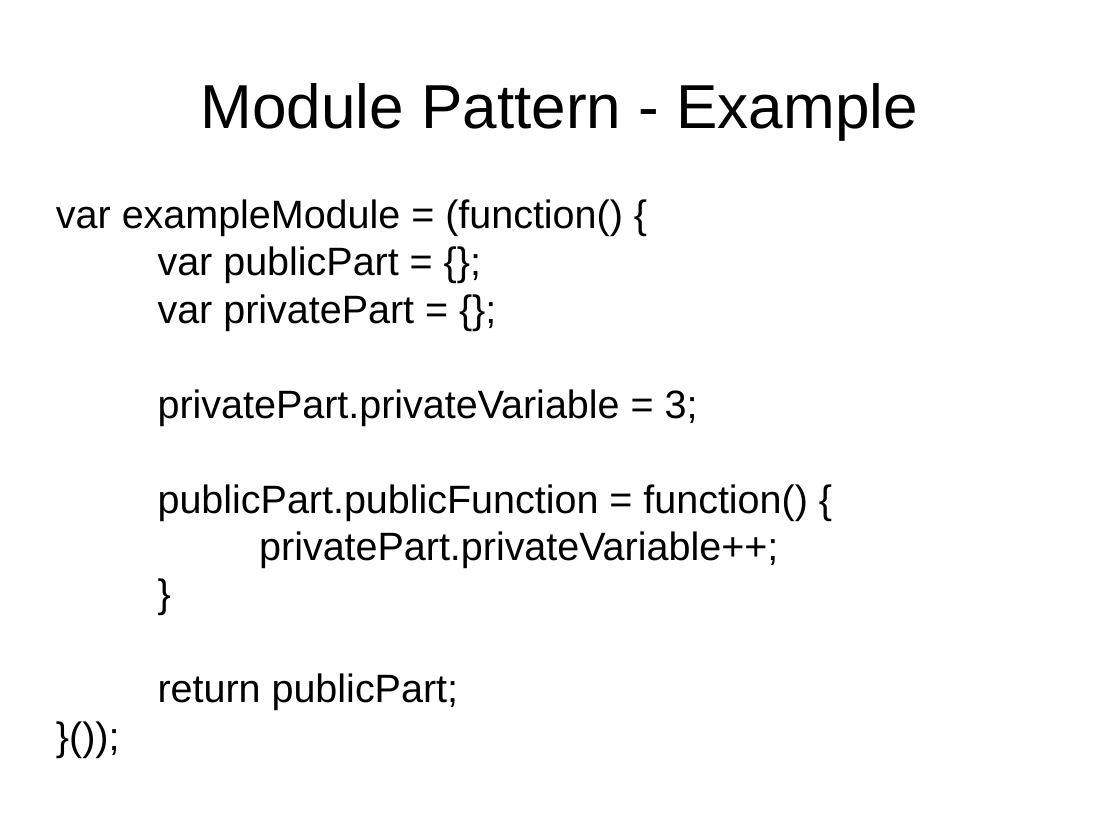
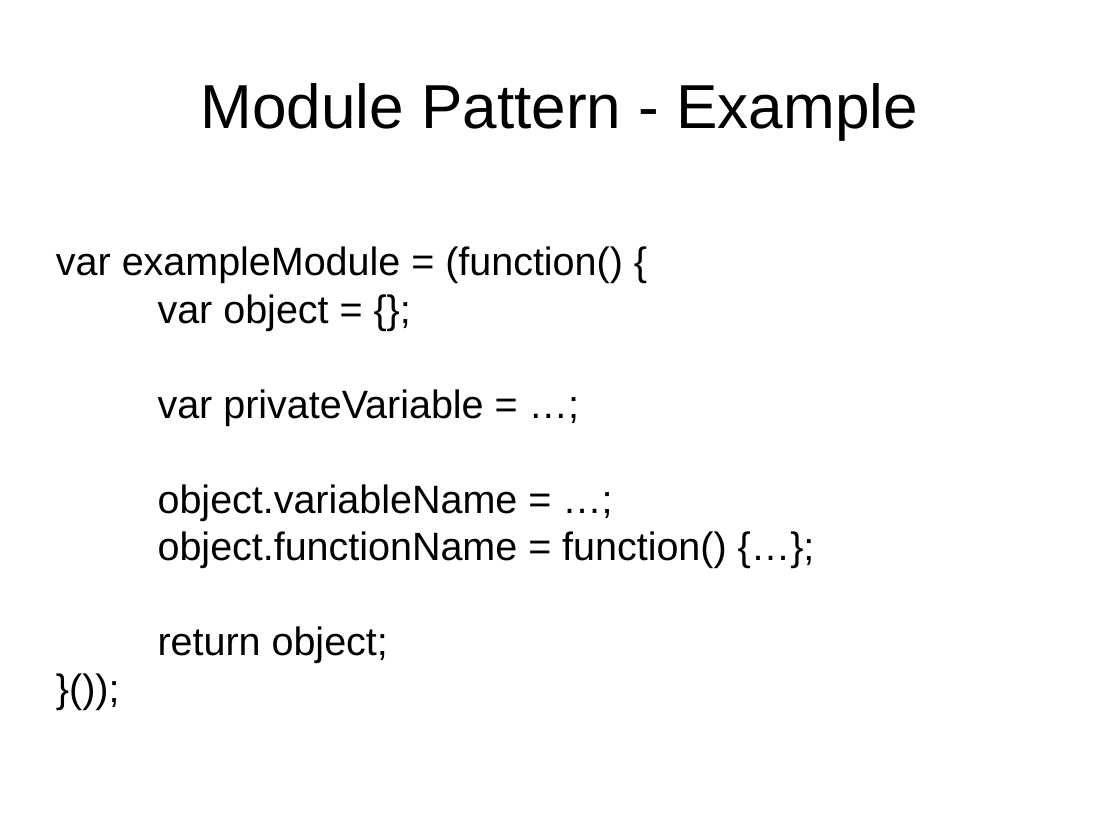
Before and after one commit to sattler/javascript-seminar-2015, a slide deck: slide 4 of presentation/Presentation.odp. Drawn at 1120x840 pixels with LibreOffice and Linux fonts; fonts in the diff are those of the drawing. Boxes give left, top, right and bottom in pixels: in the first picture for what was removed or moved away, otherwise in the second. Text is boxed around its words. In the diff, an @@ line names an element or a change of style, - is before the commit and + after.

Commit message:
updates the presentation

```diff
--- a/presentation/Presentation.odp
+++ b/presentation/Presentation.odp
@@ subtitle at [158, 294, 727, 663]: text changed @@
-var publicPart = {};
-var privatePart = {};
-privatePart.privateVariable = 3;
-publicPart.publicFunction = function() {
-privatePart.privateVariable++;
-}
-return publicPart;
+var object = {};
+var privateVariable = …;
+object.variableName = …;
+object.functionName = function() {…};
+return object;
```
Also in this commit, not shown: 1 other slide changed, 1 slide added.
